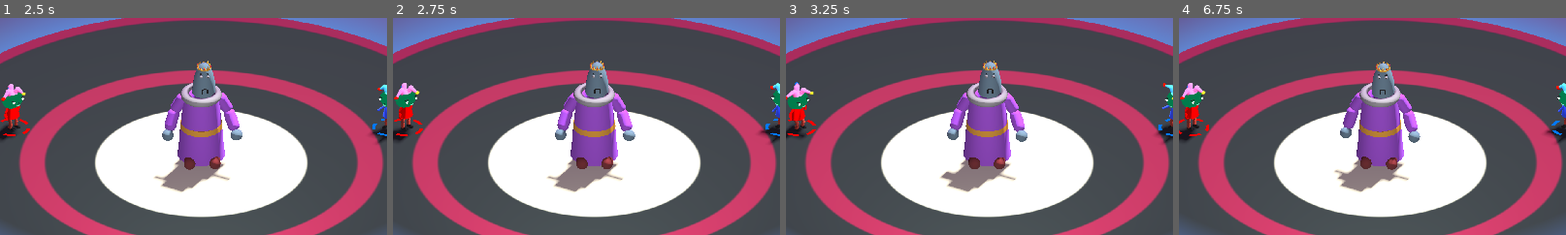
Above: before the commit, frames 1-4 (left to right).
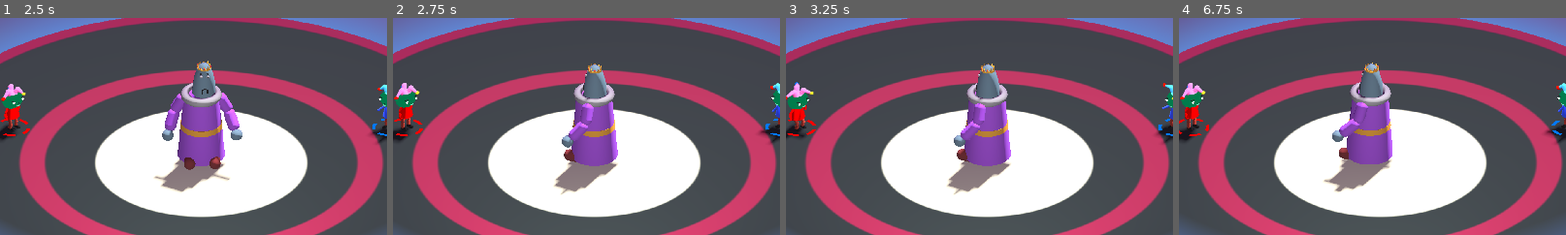
Above: after the commit, the same moments.

Repository: mwpenny/GGJ2024
Game: Godot game, scene res://scenes/ui.tscn
Two runs of this game, one before a commit and one after it. Both use one fixed random seed, a clock stepped at 60 frames per second and the inputs below.
Inputs:
- Up to frame 1 (2.5 s): click "Start Game" at 0.5 s
- Up to frame 2 (2.75 s): no input
- Up to frame 3 (3.25 s): no input
- Up to frame 4 (6.75 s): no input
The pictures show only the part of the screen within x 24-74%, y 26-76%; the shares and areas given below are measured in that part.

Frame 1 is identical in both runs. In frame 2, 2.9% of the frame differs, in the area x 39-63%, y 19-82%; in frame 3, 3.0%; in frame 4, 6.0%, in the area x 37-63%, y 20-81%.
Error before the commit: Invalid access to property or key 'global_position' on a base object of type 'Nil'. (res://scripts/lord.gd:157)

Commit message:
Random target if no preference

Diff:
--- a/scripts/lord.gd
+++ b/scripts/lord.gd
@@ -109,7 +109,8 @@
 
 func _update_follow_target():
 	if player_love == 0:
-		follow_target = null
+		var choices = [game_state.player_one, game_state.player_two]
+		follow_target = choices[randi() % len(choices)]
 		return
 	if player_love > 0:
 		follow_target = game_state.player_two
@@ -154,6 +155,8 @@
 		_change_state(AIState.RETURN_TO_CENTER)
 
 func _face_follow_target():
+	if not follow_target:
+		return
 	var look_at = follow_target.global_position
 	look_at.y = visuals_root.global_position.y
 	visuals_root.global_transform = visuals_root.global_transform.looking_at(look_at)
